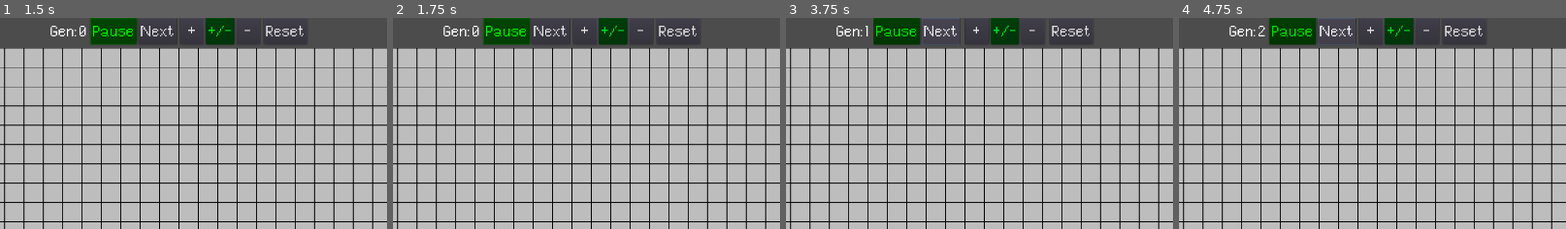
Above: before the commit, frames 1-4 (left to right).
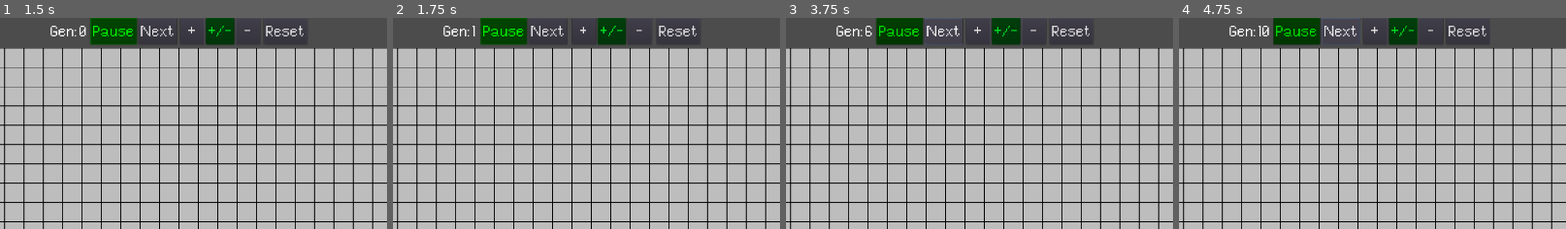
Above: after the commit, the same moments.

Repository: k11d/GameOfLife
Game: Godot game, scene res://scenes/Game.tscn
Two runs of this game, one before a commit and one after it. Both use one fixed random seed, a clock stepped at 60 frames per second and the inputs below.
Inputs:
- Up to frame 1 (1.5 s): click "Reset" at 0.5 s; click "Play" at 1.25 s
- Up to frame 2 (1.75 s): no input
- Up to frame 3 (3.75 s): click "Pause" at 2 s; click "Play" at 2.75 s; click "Next" at 3.5 s
- Up to frame 4 (4.75 s): click "Next" at 4.25 s
The pictures show only the part of the screen within x 27-77%, y 0-50%; the shares and areas given below are measured in that part.

Frame 1 is identical in both runs. In frame 2, 1.1% of the frame differs, in the area x 20-65%, y 0-13%; in frame 3, 1.1%; in frame 4, 1.8%, in the area x 20-80%, y 0-13%.

Commit message:
fixed Generation count in UI not working added a signal next_generation in GameManager UI is connected to this signal

Diff:
--- a/scripts/GameManager.gd
+++ b/scripts/GameManager.gd
@@ -40,7 +40,7 @@
 var mouse_drag_state := true
 var touch_event_mode = -1 # 0: remove mode, 1: add mode, -1: both
 var timer : Timer
-
+signal next_generation
 
 func _ready() -> void:
 	timer = Timer.new()
@@ -103,7 +103,6 @@
 func start_timer() -> void:
 	timer.start()
 
-
 func stop_timer() -> void:
 	timer.stop()
 
--- a/scripts/UI.gd
+++ b/scripts/UI.gd
@@ -2,6 +2,8 @@
 class_name UI
 
 
+func _ready() -> void:
+	var _err = GameManager.connect("next_generation", self, "on_next_generation_update")
 
 func _on_Both_pressed() -> void:
 	GameManager.toggle_dual_cell_mode()
@@ -29,7 +31,6 @@
 	GameManager.reset_grid()
 	if $HBoxContainer/ButtonPlay.text == "Pause":
 		GameManager.compute_next_generation()
-		$HBoxContainer/GenCounter/Value.text = str(int($HBoxContainer/GenCounter/Value.text) + 1)
 
 
 func _on_ButtonPlay_pressed() -> void:
@@ -45,4 +46,6 @@
 
 func _on_ButtonNext_pressed() -> void:
 	GameManager.compute_next_generation()
+
+func on_next_generation_update() -> void:
 	$HBoxContainer/GenCounter/Value.text = str(int($HBoxContainer/GenCounter/Value.text) + 1)
